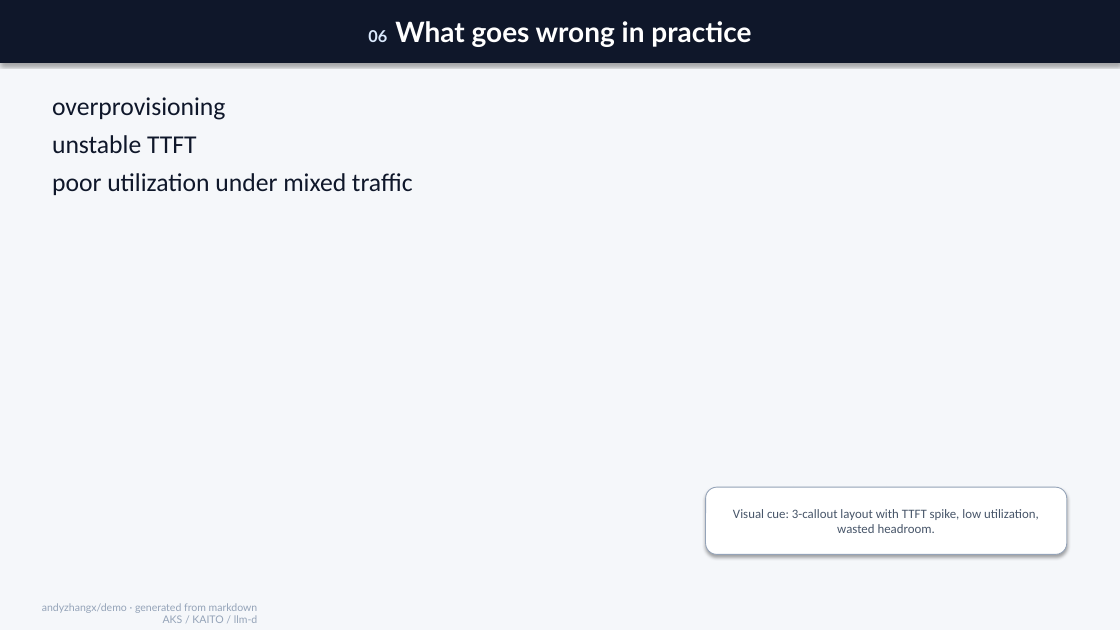
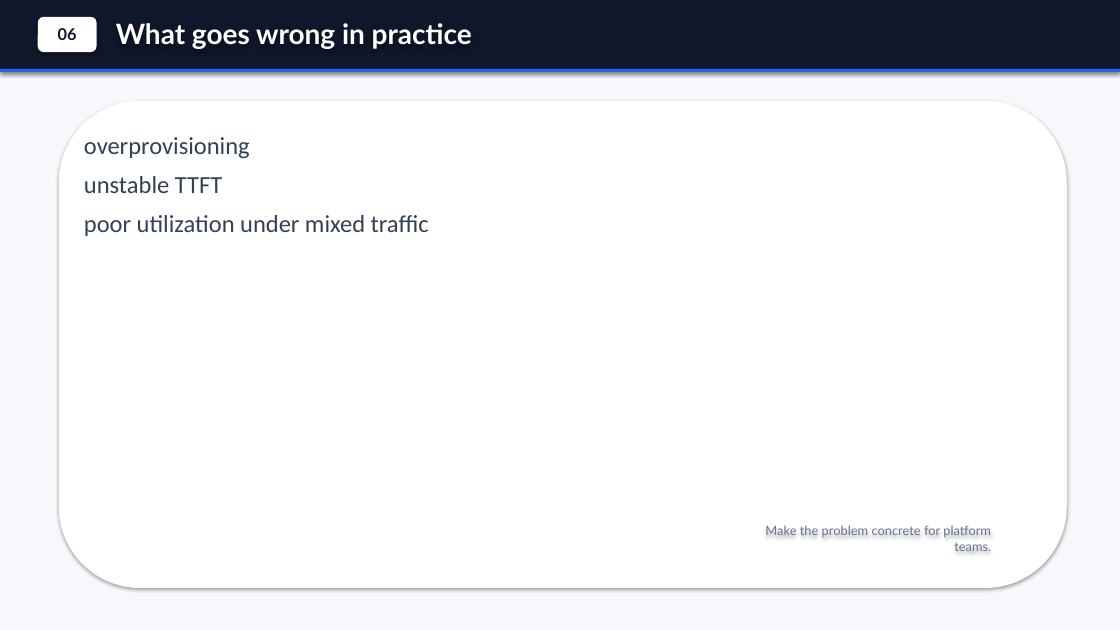
Before and after one commit to andyzhangx/demo, a slide deck: slide 7 of llm/kubecon-na-2026-pd-disaggregation.pptx. Drawn at 1120x630 pixels with LibreOffice and Linux fonts; fonts in the diff are those of the drawing. Boxes give left, top, right and bottom in pixels: in the first picture for what was removed or moved away, otherwise in the second. Text is boxed around its words. In the diff, an @@ line names an element or a change of style, - is before the commit and + after.

Commit message:
polish generated PD deck visuals

```diff
--- a/llm/kubecon-na-2026-pd-disaggregation.pptx
+++ b/llm/kubecon-na-2026-pd-disaggregation.pptx
@@ background #F5F7FA to #F6F8FC @@
@@ rectangle added at (x1=0, y1=0, x2=1120, y2=71), fill #0F172A @@
@@ rounded rectangle added at (x1=38, y1=17, x2=97, y2=52), fill #FFFFFF, 14 pt, text #0F172A, bold @@
+06
@@ text "What goes wrong in practice" moved from (x1=0, y1=0, x2=1120, y2=63) to (x1=116, y1=23, x2=472, y2=49) @@
@@ text "What goes wrong in practice" at (x1=116, y1=23, x2=472, y2=49): fill #0F172A to none; shadow off @@
@@ text at (x1=116, y1=23, x2=472, y2=49): text changed @@
-06 What goes wrong in practice
+What goes wrong in practice
@@ rectangle added at (x1=0, y1=69, x2=1120, y2=72), fill #2563EB @@
@@ rounded rectangle added at (x1=59, y1=101, x2=1067, y2=588), fill #FFFFFF @@
@@ text "overprovisioning" moved from (x1=52, y1=97, x2=413, y2=195) to (x1=84, y1=137, x2=429, y2=236) @@
@@ text "overprovisioning" at (x1=84, y1=137, x2=429, y2=236): size 22 to 21 pt, text colour #0F172A to #334155; more space between paragraphs @@
@@ rounded rectangle removed at (x1=706, y1=487, x2=1067, y2=555) @@
-Visual cue: 3-callout layout with TTFT spike, low utilization, wasted headroom.
@@ text added at (x1=765, y1=526, x2=991, y2=551), 11 pt, text #64748B @@
+Make the problem concrete for platform teams.
@@ text removed at (x1=42, y1=603, x2=258, y2=623) @@
-andyzhangx/demo · generated from markdown
-AKS / KAITO / llm-d
```
Also in this commit, not shown: 34 other slides changed, 1 slide added, 1 slide removed, 1 other file.
